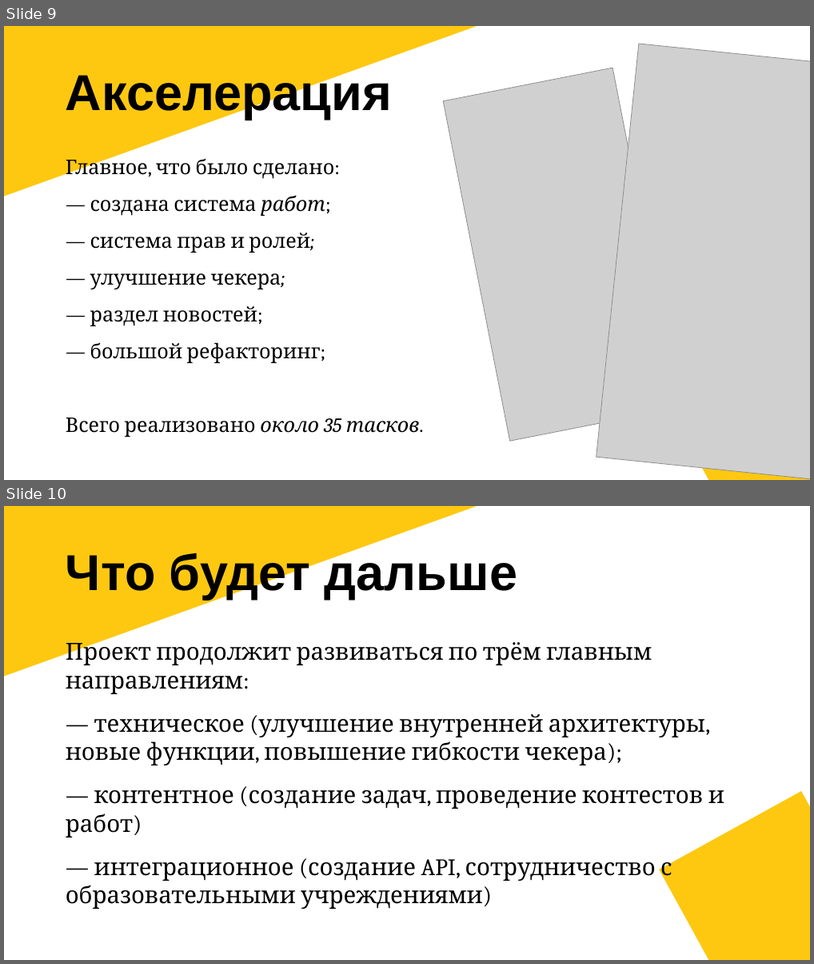
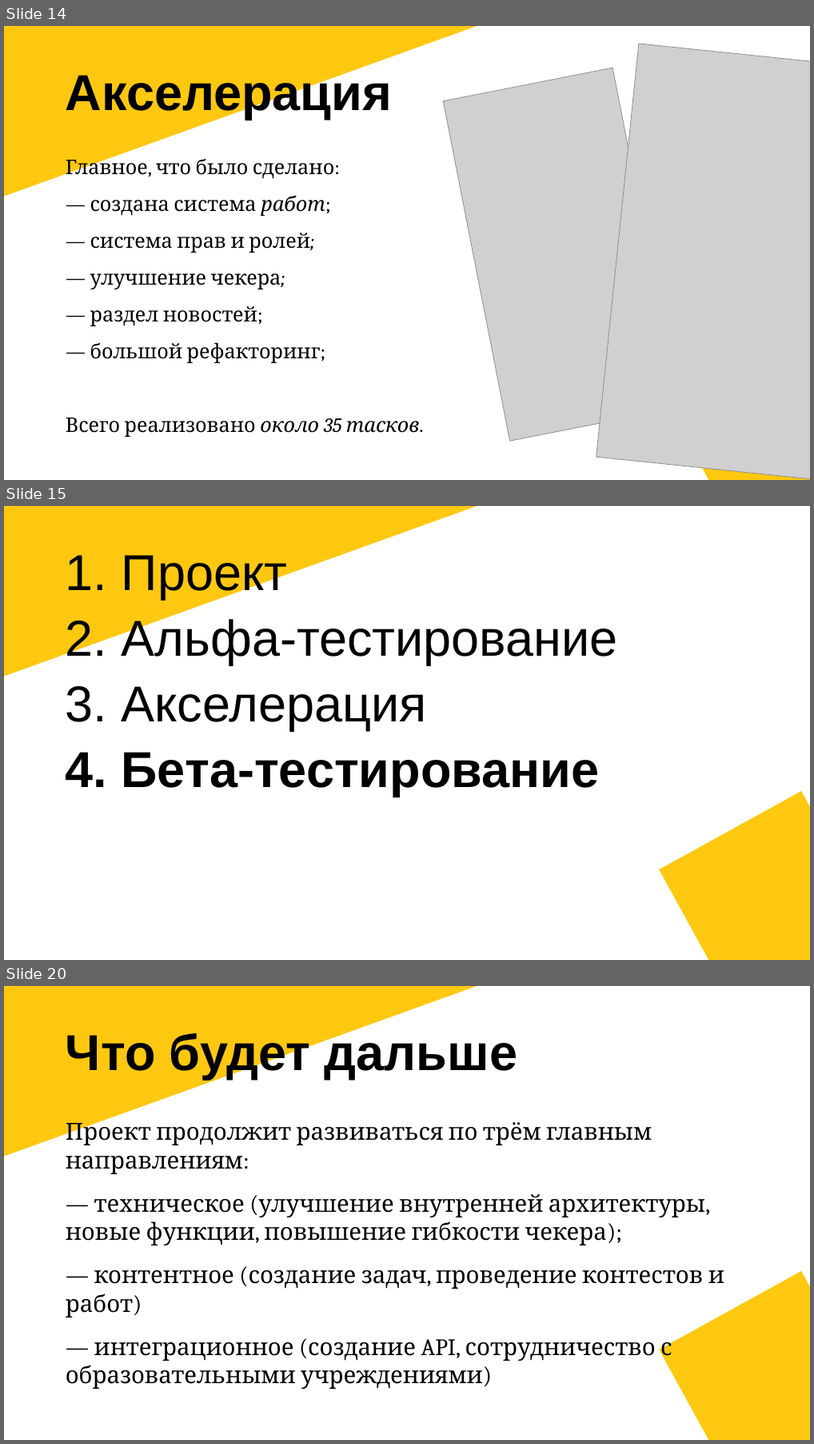
Before and after one commit to AdamArutyunov/Pycon, a slide deck: docs/Pycon.pptx. Shown one above the other, each under a label of ours: slides 9 and 10 before the commit, slides 14, 15 and 20 after it; the slides between them are not shown. The pictures are 814x964 and 814x1444 pixels, drawn with LibreOffice and Linux fonts; fonts in the diff are those of the drawing; grey boxes stand for pictures. Boxes give left, top, right and bottom in pixels: in the first picture for what was removed or moved away, otherwise in the second. Text is boxed around its words. In the diff, an @@ line names an element or a change of style, - is before the commit and + after.

```diff
--- a/docs/Pycon.pptx
+++ b/docs/Pycon.pptx
@@ slide 15 added at [4,506,810,960], background #FFFFFF; not listed: 2 template elements that a slide beside it also shows @@
@@ title added at [66,555,287,599], 60 pt, text #000000 @@
+1. Проект
@@ text added at [66,616,618,664], 60 pt, text #000000 @@
+2. Альфа-тестирование
@@ text added at [66,686,427,731], 60 pt, text #000000 @@
+3. Акселерация
@@ text added at [66,752,599,796], 60 pt, text #000000, bold @@
+4. Бета-тестирование
@@ what was slide 9 is now slide 14 @@
@@ what was slide 10 is now slide 20 @@
```
Also in this commit, not shown: 3 slides changed, 11 other slides added, 2 slides removed.
